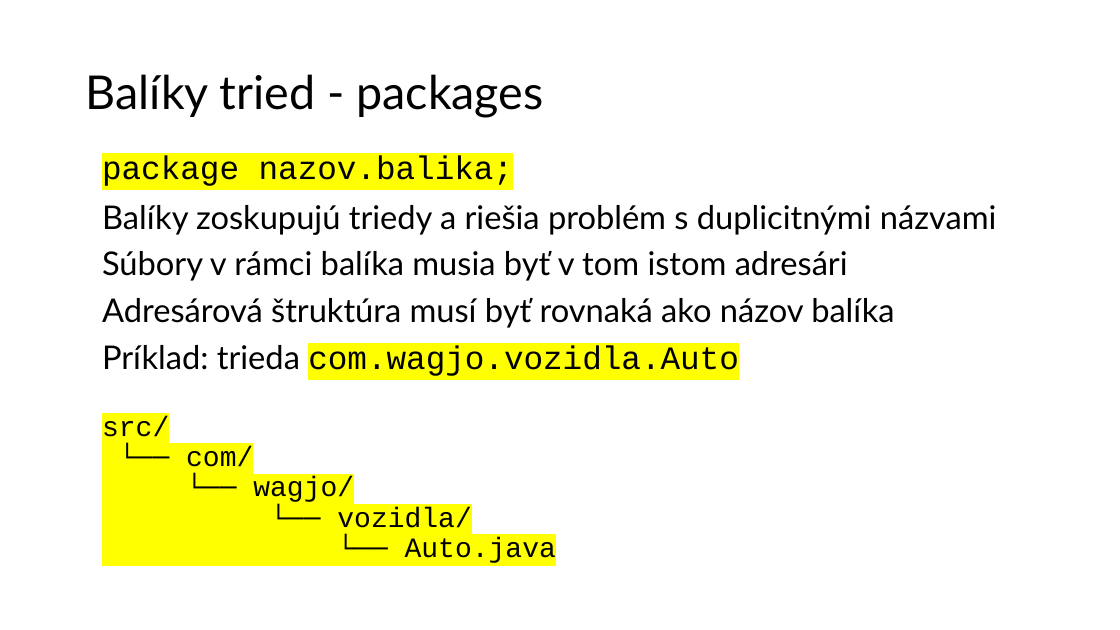
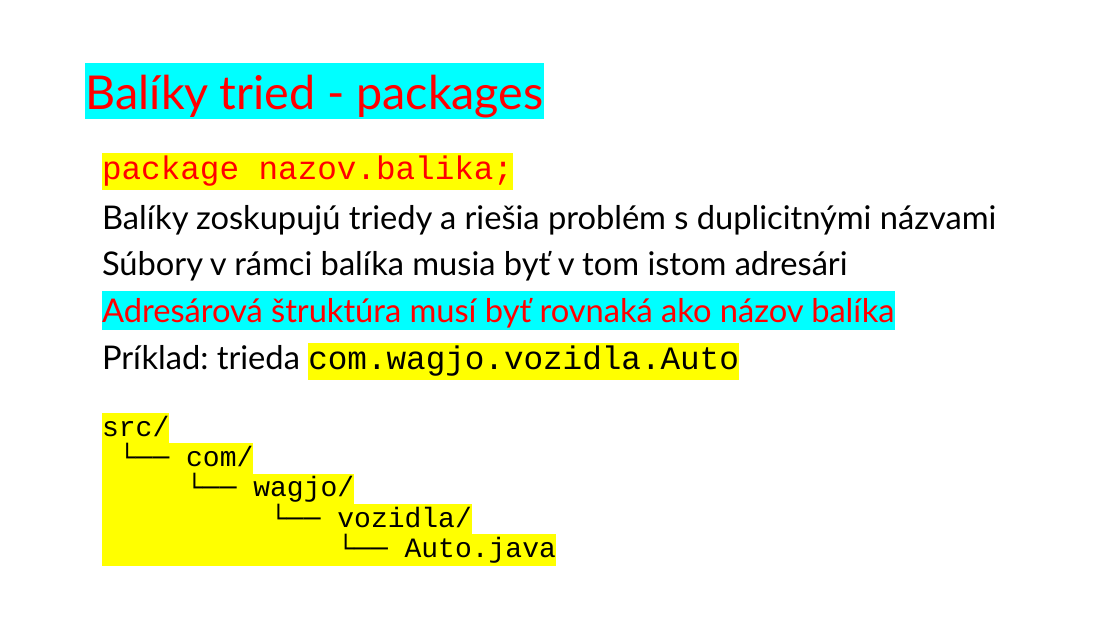
Before and after one commit to wagjo/oop, a slide deck: slide 7 of prezentacie/t04w.pptx. Drawn at 1120x630 pixels with LibreOffice and Linux fonts; fonts in the diff are those of the drawing. Boxes give left, top, right and bottom in pixels: in the first picture for what was removed or moved away, otherwise in the second. Text is boxed around its words. In the diff, an @@ line names an element or a change of style, - is before the commit and + after.

```diff
--- a/prezentacie/t04w.pptx
+++ b/prezentacie/t04w.pptx
@@ title "Balíky tried - packages" at [85, 74, 544, 118]: text colour #000000 to #FF0000, highlight none to #00FFFF @@
@@ text at [102, 156, 894, 328]: text colour #000000 to #FF0000 in "package nazov.balika;", "Adresárová štruktúra musí byť rovnaká ako názov ..."; highlight none to #00FFFF in "Adresárová štruktúra musí byť rovnaká ako názov ..." @@
```
Also in this commit, not shown: 5 other slides changed, 2 other files.
